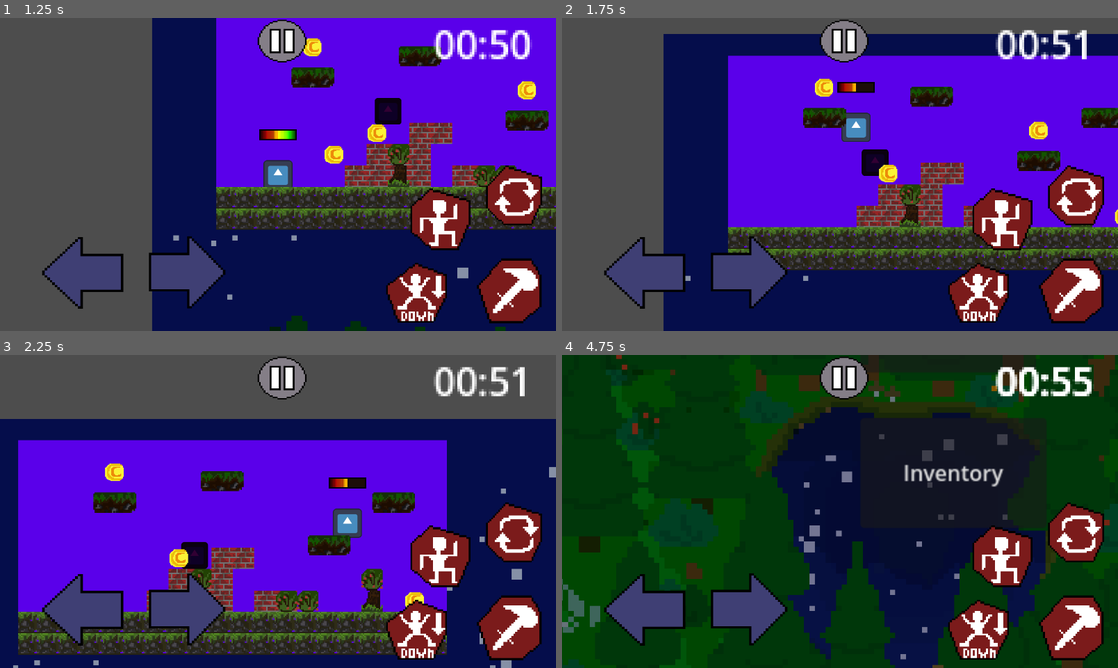
Above: before the commit, frames 1-4 (two rows, left to right).
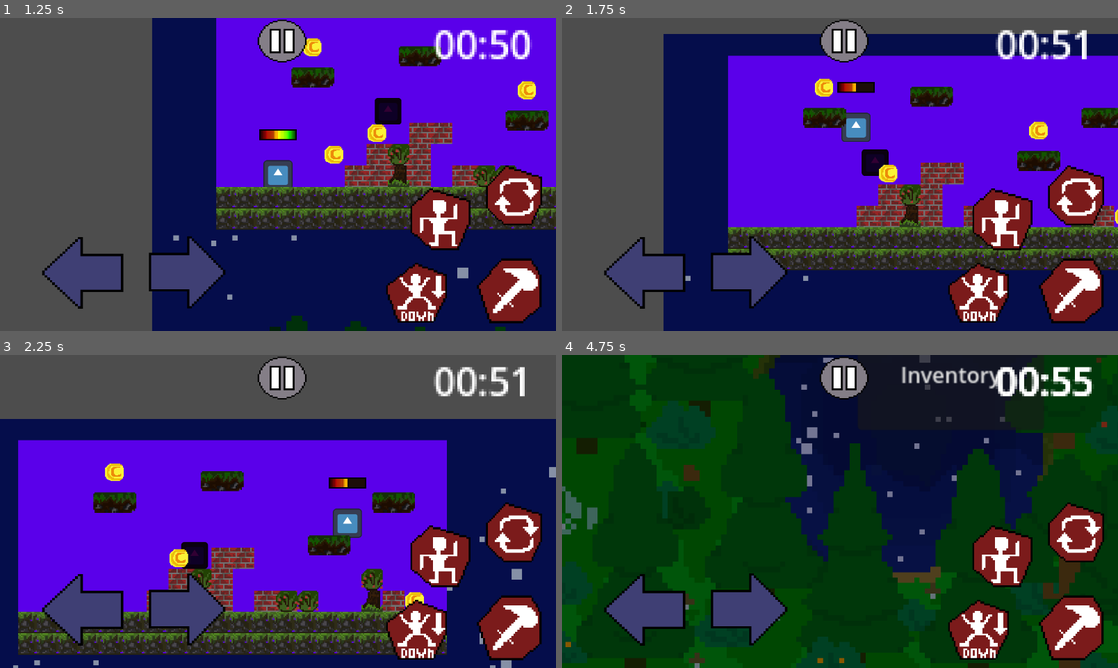
Above: after the commit, the same moments.

Repository: NoobCoderGG1/GameRepository
Game: Godot game, scene res://MainMenu/main_menu.tscn
The game is run twice, just before and just after one commit, with the same random seed, the same clock (stepped at 60 frames per second) and the same inputs. The engine's default icon, where the game draws it, is replaced by a stand-in: a white triangle on a blue panel in a dark square.
Inputs (mouse positions are in pixels of both pictures, inside the frame that each line leads up to):
- Up to frame 1 (1.25 s): click "Play" at 0.5 s
- Up to frame 2 (1.75 s): tap Enter (ui_accept) at 1.25 s; move the mouse to (962, 158) at 1.27 s; hold Right (move_right) from 1.28 s (still down); tap F (attack) at 1.35 s; click (962, 158) at 1.42 s; tap Space (jump) at 1.52 s
- Up to frame 3 (2.25 s): keep holding Right (move_right); move the mouse to (166, 527) at 2.02 s; tap F (attack) at 2.1 s
- Up to frame 4 (4.75 s): tap Space (jump) at 2.27, 3.77 s; move the mouse to (895, 442) at 2.77 s; release Right (move_right) at 2.78 s; hold Left (move_left) 2.78-3.53 s; tap Tab (change_weapon) at 2.85 s; tap F (attack) at 3.05, 3.6 s; move the mouse to (812, 574) at 3.52 s; hold Right (move_right) 3.53-4.25 s; click (812, 574) at 3.67 s; click "Play" at 4.25 s

Frame 1 is identical in both runs. In frame 2, 0.2% of the frame differs, in the area x 95-100%, y 60-67%; in frame 3, 0.3%; in frame 4, 37%, in the area x 0-100%, y 0-100%.

Commit message:
Update Platform
1. Работает лазерная стрельба
2. Добавлена не работающая стрельба патронами

Diff:
--- a/Platforms/Level/Player/player.gd
+++ b/Platforms/Level/Player/player.gd
@@ -15,12 +15,16 @@
 var enemies = [] #Enemy
 # Get the gravity from the project settings to be synced with RigidBody nodes.
 var gravity = ProjectSettings.get_setting("physics/2d/default_gravity")
-#Переменные необходимые для стрельбы
+#Переменные необходимые для lazerGun стрельбы
 var area : CollisionShape2D
 var helpArea : CollisionShape2D
 @onready var timerNode = $"../UI/timerCount"
 var timeNow
 var offset : float
+#Переменные необходимые для commonShoot стрельбы
+var vplayer_commonShoot
+var realPlayer
+var dt #как timeNow, но для commonShoot
 
 func _ready():
 	inventory = get_tree().root.get_node("main_menu").virtual_player.player_inventory
@@ -31,12 +35,16 @@
 	countMoney = get_tree().root.get_node("main_menu").virtual_player.player_money
 	PosX = $AreaPlayer/AreaCollision.position.x
 	PosY = $AreaPlayer/AreaCollision.position.y
-	#Инициализация переменных для стрельбы
+	#Инициализация переменных для lazerGun стрельбы
 	area = player.get_node("Shooting").get_node("CollisionShape2D")
 	area.visible = false
 	helpArea = player.get_node("HelpShooting").get_node("CollisionShape2D")
 	helpArea.visible = false
 	timeNow = timerNode.time_counter
+	#Инициализация переменных для commonShoot стрельбы
+	vplayer_commonShoot = get_tree().root.get_node("main_menu").virtual_player
+	realPlayer = get_tree().root.get_node("Level").get_node("player")
+	dt = timerNode.time_counter
 
 func _physics_process(delta):
 	$PlayerHealthBar.value = HP
@@ -95,11 +103,11 @@
 				enemy.HP -= damage
 				print(enemy.HP)
 			return
-	if currentWeaponeIndex != -1:
-		if inventory[currentWeaponeIndex].name == "LazerGun":
-			lazerShoot()
-		else:
-			commonShoot()
+		if currentWeaponeIndex != -1:
+			if inventory[currentWeaponeIndex].name == "LazerGun":
+				lazerShoot()
+			else:
+				commonShoot()
 
 func areaPlayer_entered(body):
 	if not enemies.has(body) and body != null:
@@ -120,14 +128,60 @@
 	for i in range(0, 20*16, 16):
 		helpArea.shape.b = Vector2(i, 0)
 		if check_tile(player.position.x, player.position.y, i):
-			fire(float(i - player.position.x) / float(16 + 8))
-			break
+			fire(float(i - fmod(player.position.x, 16.0) + 0))
+			return
+	fire(400)
+
 func commonShoot():
-	pass
+	var indx = get_tree().root.get_node("Level").get_node("player").currentWeaponeIndex
+	var weapon = vplayer_commonShoot.player_inventory[indx]
+	var fr = weapon.fire_rate
+	if timerNode.time_counter - dt < fr / 1000.0: #TimeSpan(0, 0, int(fr / 60000), int(fr / 1000), int(fr % 1000)
+		return
+	if indx == -1:
+		return
+	if vplayer_commonShoot.player_inventory[indx].current_bullet == 0:
+		print("Перезарядка")
+		vplayer_commonShoot.player_inventory[indx].current_bullet = vplayer_commonShoot.player_inventory[indx].capacity
+		return
+	dt = timerNode.time_counter
+	var segment := SegmentShape2D.new()
+	segment.A = Vector2(realPlayer.position.x, realPlayer.position.y)
+	segment.B = Vector2(realPlayer.position.x, realPlayer.position.y)
+	var collision := CollisionShape2D.new()
+	collision.debug_color = Color(255, 0, 0, 1)
+	collision.shape = segment
+
+	var area := Area2D.new()
+	area.connect("body_entered", _on_BodyEntered)
+	area.add_child(collision)
+	area.set_collision_mask_bit(3, true) # Enemies
+	area.set_collision_mask_bit(1, true) # level_objects
+	area.z_index = 2
+	area.name = vplayer_commonShoot.player_inventory[indx].name + "~" + str(vplayer_commonShoot.player_inventory[indx].current_bullet)
+	vplayer_commonShoot.player_inventory[indx].current_bullet -= 1
+
+	get_tree().root.get_node("Level").add_child(area)
+	get_tree().root.get_node("Level").bullets.append(area)
+	area.position = get_tree().root.get_node("Level").get_node("player").position
+#Вспомогательная функция для commonShoot
+func _on_BodyEntered(body):
+	if body is CharacterBody2D or body is TileMap:
+		if body is CharacterBody2D:
+			print("")
+			print(body.HP)
+			body.HP -= realPlayer.damage
+			print(body.HP)
+		elif body is TileMap:
+			get_tree().root.get_node("Level").get_node("Area2D").queue_free()
+			get_tree().root.get_node("Level").bullets.remove(area)
 #Вспомогательные функции для lazerShoot
 func fire(pos_x:float) -> void:
 		area.shape.b = Vector2(pos_x, 0)
 		area.visible = true
 func check_tile(user_position_x: float, user_position_y: float, offset: int) -> bool:
-		var chk = get_tree().root.get_node("Level").get_node("TileMap").get_cell_tile_data(2, Vector2i((user_position_x + offset) / 16, user_position_y / 16))
-		return chk != null
+		var check_ground_layer = get_tree().root.get_node("Level").get_node("TileMap").get_cell_tile_data(2, Vector2i(
+			(user_position_x + offset) / 16, user_position_y / 16))
+		var check_trees_layer = get_tree().root.get_node("Level").get_node("TileMap").get_cell_tile_data(1, Vector2i(
+			(user_position_x + offset) / 16, user_position_y / 16))
+		return check_ground_layer != null or check_trees_layer != null
--- a/Platforms/Level/level.gd
+++ b/Platforms/Level/level.gd
@@ -23,5 +23,13 @@
 	for bullet in bullets:
 		var cs = bullet.get_child(0)
 		var ss = cs.shape
-	   # ss.b = Vector2(ss.b.x + delta * player.inventory.find_position(lambda weap: weap.name == bullet.name.split("~")[0].bullet_speed, ss.b.y))
+		var bullet_name_parts = bullet.name.split("~")
+		var bullet_speed = int(bullet_name_parts[0])
+		var weapon_position = null
+		for weapon in player.inventory:
+			if weapon.name == bullet_name_parts[1]:
+				weapon_position = weapon.position
+				break
+		var new_position = Vector2(ss.b.x + delta * bullet_speed, ss.b.y + weapon_position)
+		ss.b = new_position
 		ss.a = Vector2(ss.b.x - 5, ss.b.y)
--- a/Platforms/Level/level.tscn
+++ b/Platforms/Level/level.tscn
@@ -75,7 +75,7 @@
 layer_0/z_index = -1
 layer_0/tile_data = PackedInt32Array(65539, 1, 1, 131075, 1, 1, 196611, 1, 1, 262147, 1, 1, 327683, 1, 1, 393219, 1, 1, …(2697 unchanged characters)…
 layer_1/name = "Ground"
-layer_1/tile_data = PackedInt32Array(589827, 0, 0, 589828, 0 …(749 unchanged characters)… 36, 327697, 2, 65536, 196628, 2, 65536, 131084, 2, 65536, 458760, 2, 131072, 393226, 2, 131072, 131079, 2, 131072, 262161, 2, 131072, 524309, 2, 131072)
+layer_1/tile_data = PackedInt32Array(589827, 0, 0, 589828, 0 …(749 unchanged characters)… 36, 327697, 2, 65536, 196628, 2, 65536, 458760, 2, 131072, 393226, 2, 131072, 131079, 2, 131072, 262161, 2, 131072, 524309, 2, 131072, 524308, 65536, 0, 131084, 2, 65536)
 layer_2/name = "Trees"
 layer_2/z_index = 1
 layer_2/tile_data = PackedInt32Array(524307, 0, 1, 524299, 0, 1, 458763, 65536, 1, 458771, 65536, 1, 524303, 65536, 1, 524304, 65536, 1)
